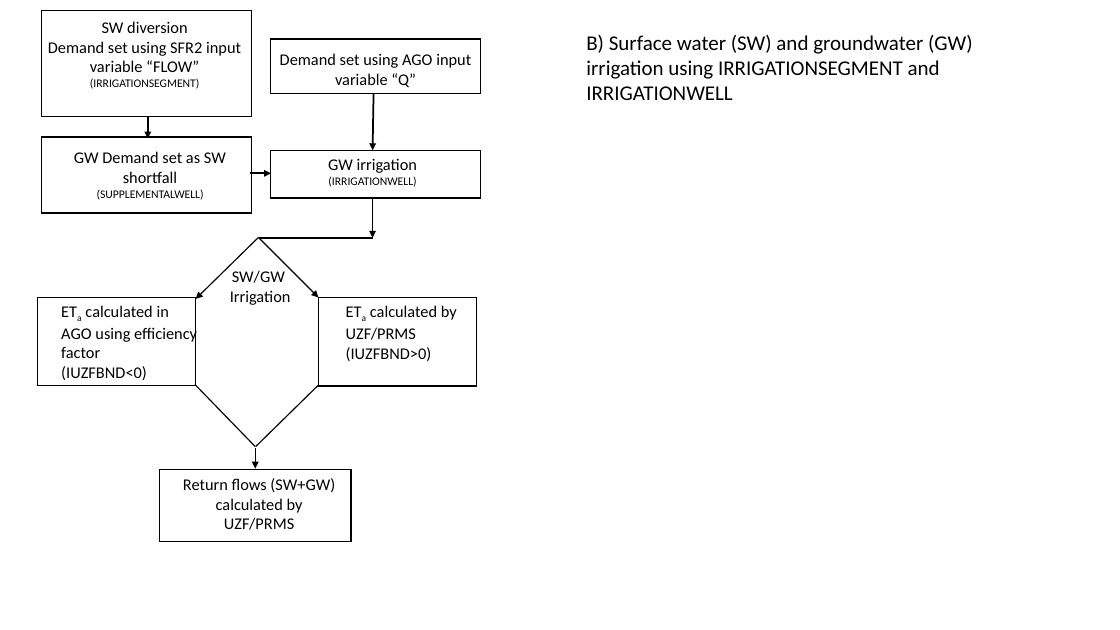
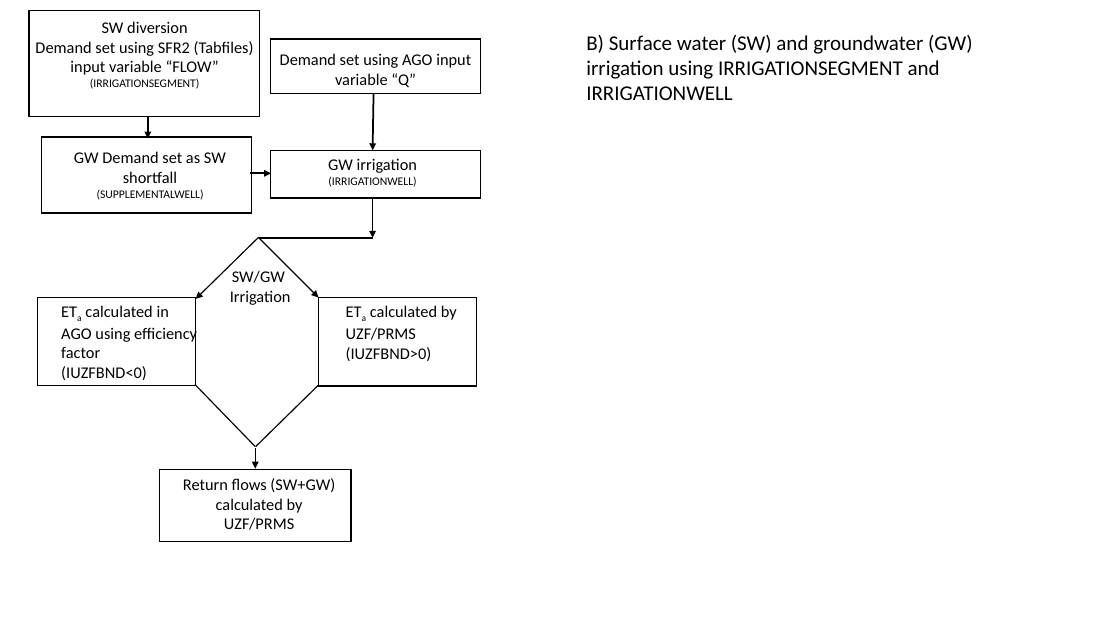
Before and after one commit to rniswon/mfnwt, a slide deck: slide 2 of Examples/AgOptions/Options.pptx. Drawn at 1120x630 pixels with LibreOffice and Linux fonts; fonts in the diff are those of the drawing. Boxes give left, top, right and bottom in pixels: in the first picture for what was removed or moved away, otherwise in the second. Text is boxed around its words. In the diff, an @@ line names an element or a change of style, - is before the commit and + after.

```diff
--- a/Examples/AgOptions/Options.pptx
+++ b/Examples/AgOptions/Options.pptx
@@ rectangle: place and size @@
-rectangle at box(41, 10, 251, 117)
+rectangle at box(29, 10, 259, 117)
@@ text at box(35, 41, 254, 75): text changed @@
-Demand set using SFR2 input variable “FLOW”
+Demand set using SFR2 (Tabfiles) input variable “FLOW”
```
Also in this commit, not shown: 1 other slide changed, 2 other files.
